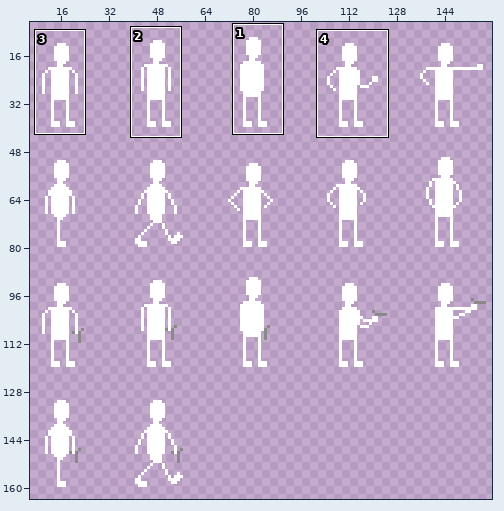
Edited in one commit: sprite sheet (Game/data/art/char_hero.png). The picture above shows the old version from afar; the outline marks the close-up.
Close-up. Before the commit:
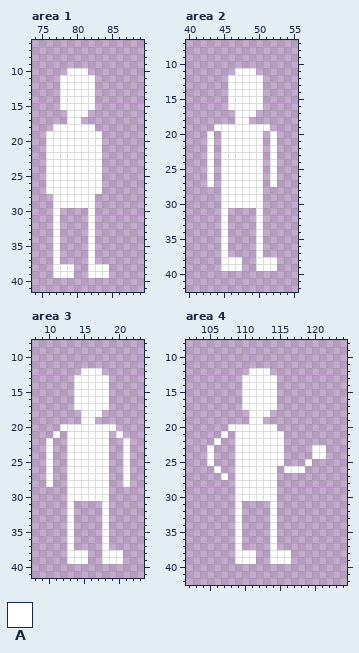
The file is 320x400 pixels, drawn in blocks of 2x2; one block is one cell here. Shown: area 1: x 74..89, y 6..41; area 2: x 40..55, y 7..42; area 3: x 8..23, y 8..41; area 4: x 102..124, y 8..42. The wide view leaves out empty margins. The commit also changed other parts of the picture, which this record leaves out.
Palette (. is transparent): A #ffffff
New version:
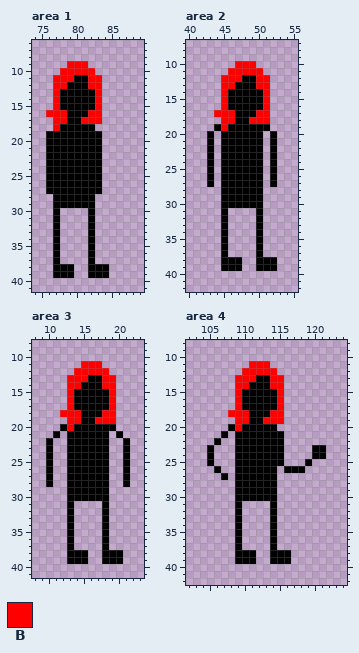
Colours new in this view: B #ff0000
The edit:
@@ palette @@
-A #ffffff
+A #000000
--- area 1
@@ x 74..89 @@
  8 ................
- 9 ................
-10 .....AAA........
-11 ....AAAAA.......
-12 ....AAAAA.......
-13 ....AAAAA.......
-14 ....AAAAA.......
-15 ....AAAAA.......
-16 .....AAA........
-17 .....AA.........
-18 ...AAAAAA.......
+ 9 .....BBB........
+10 ....BBBBB.......
+11 ...BBBAABB......
+12 ...BBAAABB......
+13 ...BAAAAAB......
+14 ...BAAAAAB......
+15 ...BAAAAAB......
+16 ..BBBAAABB......
+17 ...BBAABBB......
+18 ...BAAAAA.......
 19 ..AAAAAAAA......
--- area 2
@@ x 40..55 @@
  9 ................
-10 ................
-11 .......AAA......
-12 ......AAAAA.....
-13 ......AAAAA.....
-14 ......AAAAA.....
-15 ......AAAAA.....
-16 ......AAAAA.....
-17 .......AAA......
-18 .......AA.......
-19 ....AAAAAAAA....
+10 .......BBB......
+11 ......BBBBB.....
+12 .....BBBAABB....
+13 .....BBAAABB....
+14 .....BAAAAAB....
+15 .....BAAAAAB....
+16 .....BAAAAAB....
+17 ....BBBAAABB....
+18 .....BBAABBB....
+19 ....ABAAAAAA....
 20 ...A.AAAAAA.A...
--- area 3
@@ x 8..23 @@
 10 ................
-11 ................
-12 .......AAA......
-13 ......AAAAA.....
-14 ......AAAAA.....
-15 ......AAAAA.....
-16 ......AAAAA.....
-17 ......AAAAA.....
-18 .......AAA......
-19 .......AA.......
-20 ....AAAAAAAA....
+11 .......BBB......
+12 ......BBBBB.....
+13 .....BBBAABB....
+14 .....BBAAABB....
+15 .....BAAAAAB....
+16 .....BAAAAAB....
+17 .....BAAAAAB....
+18 ....BBBAAABB....
+19 .....BBAABBB....
+20 ....ABAAAAAA....
 21 ...A.AAAAAA.A...
--- area 4
@@ x 106..117 @@
 10 ............
-11 ............
-12 .....AAA....
-13 ....AAAAA...
-14 ....AAAAA...
-15 ....AAAAA...
-16 ....AAAAA...
-17 ....AAAAA...
-18 .....AAA....
-19 .....AA.....
-20 ..AAAAAAA...
+11 .....BBB....
+12 ....BBBBB...
+13 ...BBBAABB..
+14 ...BBAAABB..
+15 ...BAAAAAB..
+16 ...BAAAAAB..
+17 ...BAAAAAB..
+18 ..BBBAAABB..
+19 ...BBAABBB..
+20 ..ABAAAAA...
 21 .A.AAAAAAA..
Where, in picture pixels (left, top, right, bottom), the same in both close-ups:
changed: (46, 61, 109, 278)
changed: (207, 61, 277, 271)
changed: (46, 361, 130, 564)
changed: (207, 361, 326, 564)
